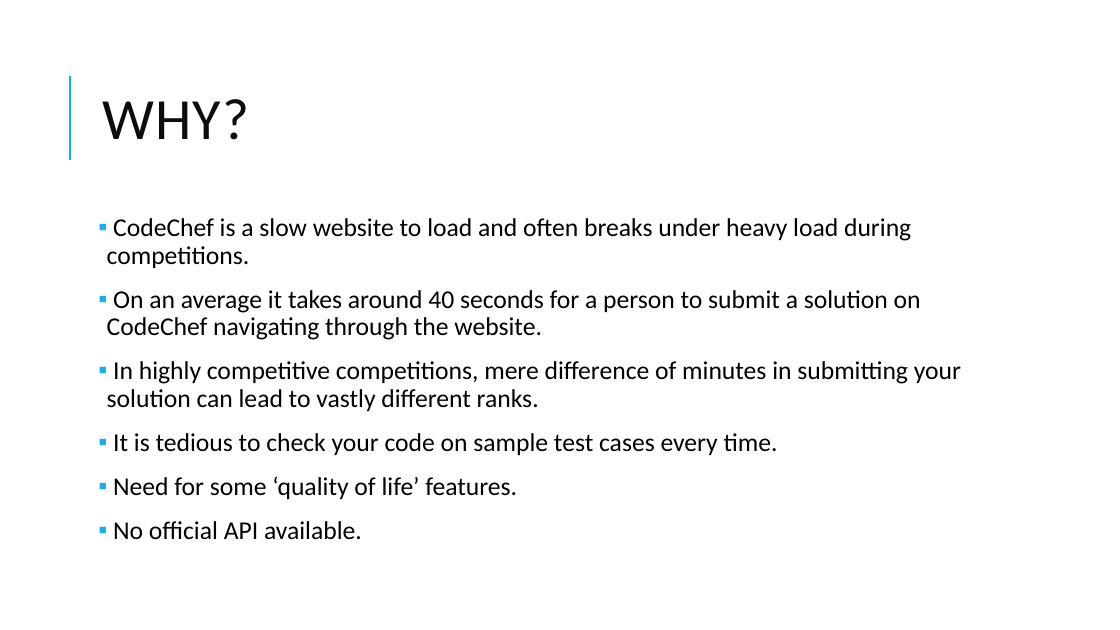
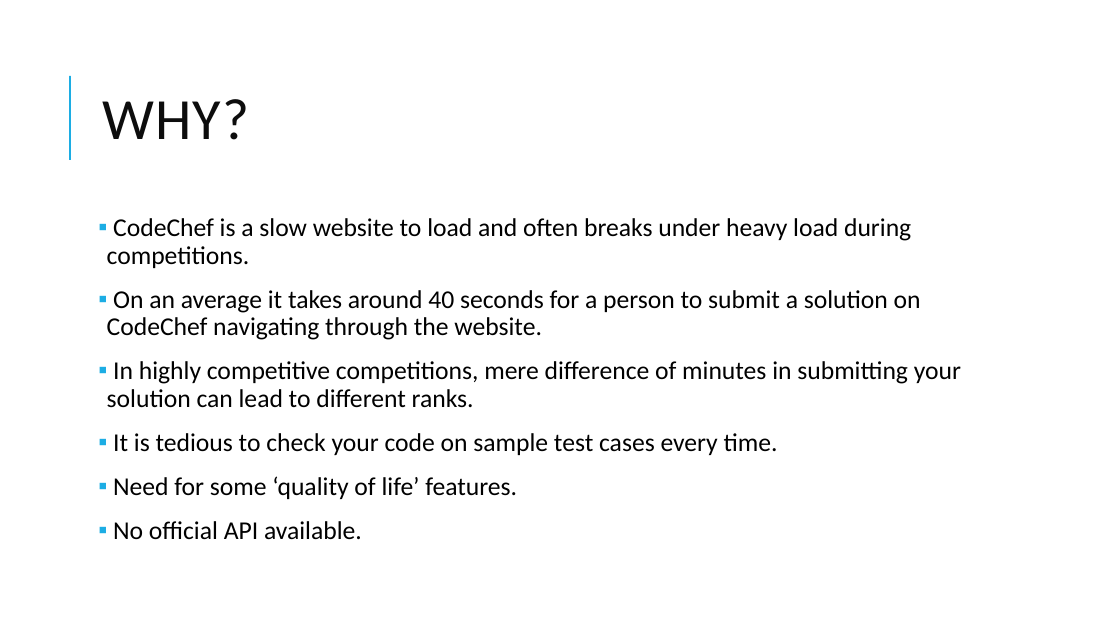
Before and after one commit to IshaanG/CodeChef-Buddy, a slide deck: slide 3 of Codechef buddy1.odp. Drawn at 1120x630 pixels with LibreOffice and Linux fonts; fonts in the diff are those of the drawing. Boxes give left, top, right and bottom in pixels: in the first picture for what was removed or moved away, otherwise in the second. Text is boxed around its words. In the diff, an @@ line names an element or a change of style, - is before the commit and + after.

```diff
--- a/Codechef buddy1.odp
+++ b/Codechef buddy1.odp
@@ text at (107, 361, 961, 408): text changed @@
-▪ In highly competitive competitions, mere difference of minutes in submitting your solution can lead to vastly different ranks.
+▪ In highly competitive competitions, mere difference of minutes in submitting your solution can lead to different ranks.
```
Also in this commit, not shown: 3 other slides changed, 2 other files.
